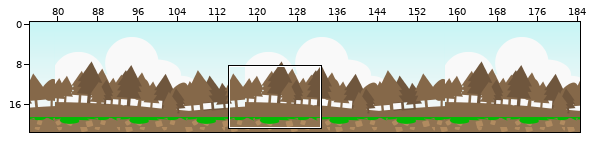
Level history. Tiled map: maps/mapa.tmx. The picture above shows the old version from afar; the outline marks the close-up.
Close-up. Before the edit:
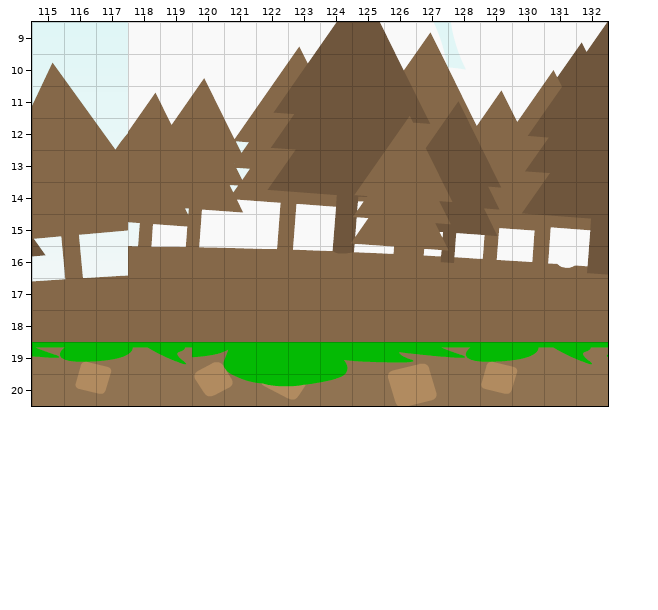
Cells are 32x32 px. Shown: x 115..132, y 9..20. The commit also changed other parts of the map, which this record leaves out.
Once edited:
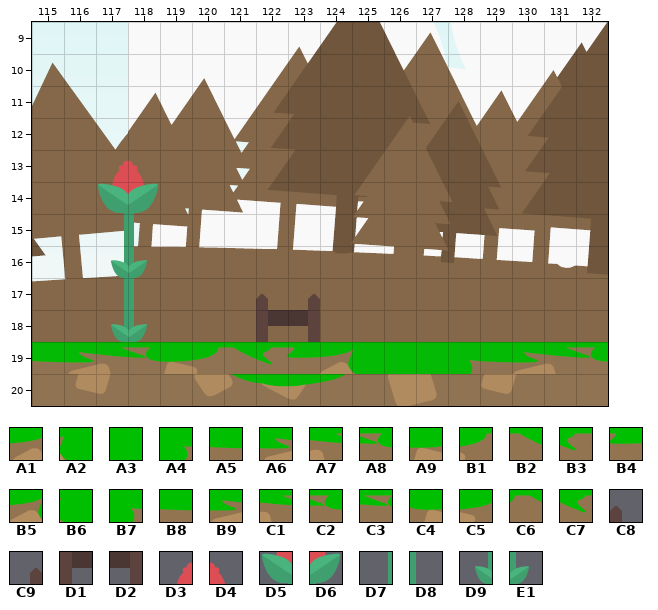
Key: from "floresta": A1 800 "ground", A2 801 "ground", A3 802 "ground", A4 804 "ground", A5 805 "ground", A6 806 "ground", A7 807 "ground", A8 808 "ground", A9 809 "ground", B1 810 "ground", B2 811 "ground", B3 812 "ground", B4 813 "ground", B5 814 "ground", B6 815 "ground", B7 818 "ground", B8 819 "ground", B9 820 "ground", C1 821 "ground", C2 822 "ground", C3 835 "ground", C4 836 "ground", C5 837 "ground", C6 838 "ground", C7 839 "ground"; from "tilesheet_complete": C8 34, C9 35, D1 78, D2 79, D3 124, D4 125, D5 168, D6 169, D7 212, D8 213, D9 256, E1 257.
__ is an empty cell.
Diff:
Layer "Camada de Tiles 1":
y 19: x 115..132 C3 C4 C5 C6 C7 A1 A2 A3 A3 A4 A5 A6 A7 A8 A9 B1 B2 B3 -> A5 A6 A7 A8 A9 B1 B2 B3 B4 B5 B6 A3 A3 B7 B8 B9 C1 C2
Layer "Camada de Tiles 2":
y 13: x 117..118 __ __ -> D3 D4
y 14: x 117..118 __ __ -> D5 D6
y 15: x 117..118 __ __ -> D7 D8
y 16: x 117..118 __ __ -> D9 E1
y 17: x 117..118 __ __ -> D7 D8; x 122..123 __ __ -> C8 C9
y 18: x 117..118 __ __ -> D9 E1; x 122..123 __ __ -> D1 D2
